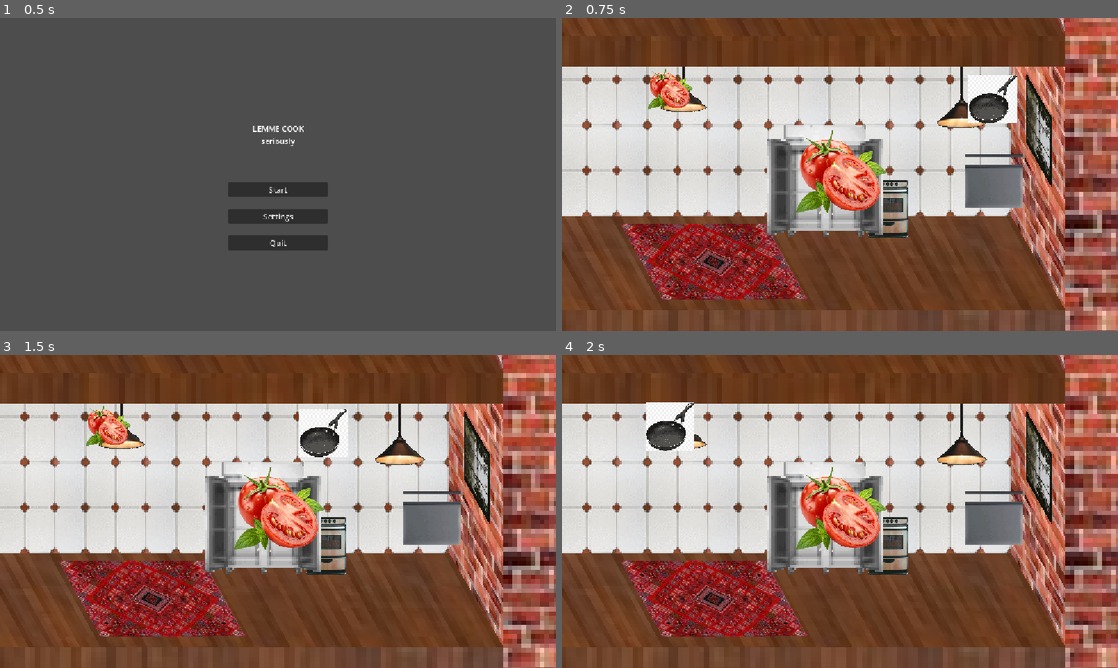
Above: before the commit, frames 1-4 (two rows, left to right).
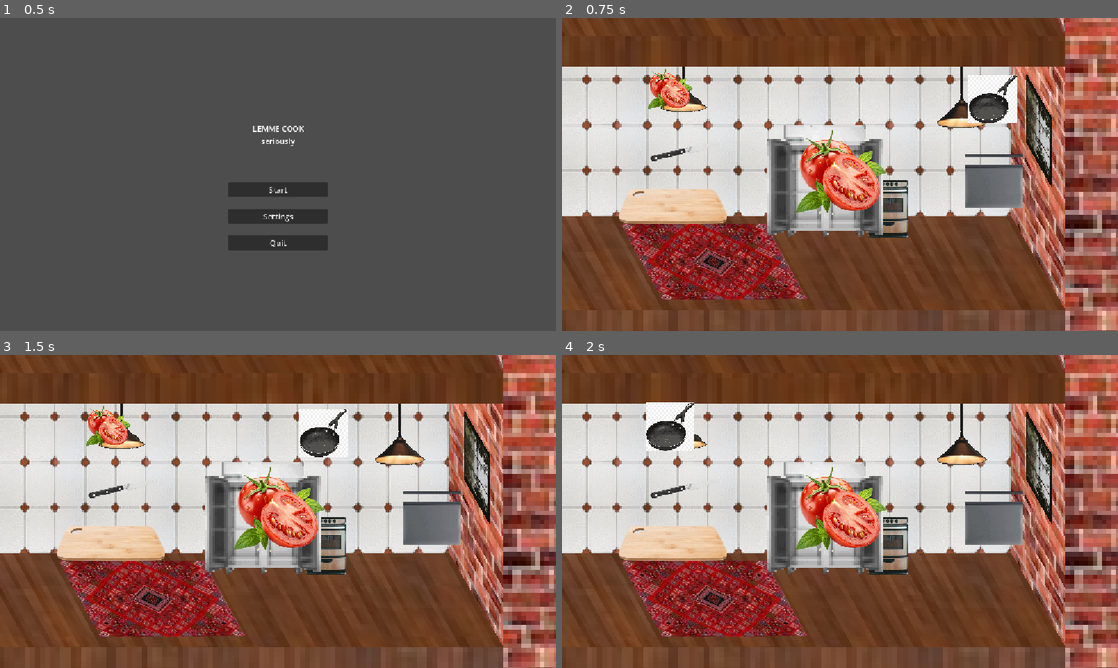
Above: after the commit, the same moments.

Repository: GrossKahn/lemme-cook
Game: Godot game, scene res://scenes/ui/menu.tscn
The game is run twice, just before and just after one commit, with the same random seed, the same clock (stepped at 60 frames per second) and the same inputs.
Inputs (mouse positions are in pixels of both pictures, inside the frame that each line leads up to):
- Up to frame 1 (0.5 s): no input
- Up to frame 2 (0.75 s): click "Start" at 0.5 s
- Up to frame 3 (1.5 s): tap Enter at 1.25 s; drag from (428, 436) to (105, 426) at 1.27 s
- Up to frame 4 (2 s): no input

Frame 1 is identical in both runs. In frame 2, 2.1% of the frame differs, in the area x 10-30%, y 40-66%; in frame 3, 2.1%; in frame 4, 2.1%.

Commit message:
Added Cutting Board

Diff:
--- /dev/null
+++ b/cutting_board.gd
@@ -0,0 +1,47 @@
+class_name CuttingBoard extends Node2D
+## Brief class description
+##
+## Class description main body
+##
+## Footer, user for tags, for more information see https://git.lachanas.de/MECHAphant/cannonclabauter/wiki/Coding-Conventions
+## @experimental example
+
+# --- Signals ---
+# --- Constants ---
+# --- Enums --- (uppercase, no policy on visibility)
+# --- Public Exports ---
+# --- Private Exports ---
+# --- Public Onready ---
+# (rarely makes sense, avoid)
+# --- Private Onready ---
+# --- Public Attributes ---
+var can_cut: bool
+# --- Private Attributes ---
+# --- Public Methods ---
+# --- Private Methods ---
+
+
+# --- Private Engine Methods---
+
+# Called when the node enters the scene tree for the first time.
+func _ready() -> void:
+	pass # Replace with function body.
+
+
+# Called every frame. 'delta' is the elapsed time since the previous frame.
+func _process(delta: float) -> void:
+	pass
+
+# --- Debug Methods ---
+
+
+func _on_cutting_board_area_area_entered(area: Area2D) -> void:
+	if area.name == "KnifeArea":
+		print("Can Cut")
+		can_cut = true
+
+
+func _on_cutting_board_area_area_exited(area: Area2D) -> void:
+	if area.name == "KnifeArea":
+		print("Cant Cut")
+		can_cut = false
--- a/scenes/Main.tscn
+++ b/scenes/Main.tscn
@@ -13,6 +13,11 @@
 [ext_resource type="PackedScene" uid="uid://bfs1q8dhesx16" path="res://scenes/stove.tscn" id="6_c01mt"]
 [ext_resource type="Texture2D" uid="uid://cqo3v6slmd4g7" path="res://assets/room/carpet-psx.jpg" id="7_bjd11"]
 [ext_resource type="PackedScene" uid="uid://b0v3kg3gys08c" path="res://scenes/GameManager.tscn" id="7_nxtc6"]
+[ext_resource type="PackedScene" uid="uid://cjx55a6bnex2x" path="res://scenes/cutting_board.tscn" id="13_3p2gp"]
+[ext_resource type="PackedScene" uid="uid://7aok4q5bve4" path="res://scenes/knife.tscn" id="14_cvmbd"]
+
+[sub_resource type="RectangleShape2D" id="RectangleShape2D_uhay8"]
+size = Vector2(86.5, 31)
 
 [node name="Node2D" type="Node2D" unique_id=1583293859]
 script = ExtResource("1_rarhs")
@@ -108,6 +113,10 @@
 [node name="Stove" parent="." unique_id=455412022 instance=ExtResource("6_c01mt")]
 position = Vector2(100, 71)
 
+[node name="CollisionShape2D" type="CollisionShape2D" parent="Stove" unique_id=1728656186]
+position = Vector2(-1.25, -52.5)
+shape = SubResource("RectangleShape2D_uhay8")
+
 [node name="Kitchen" parent="." unique_id=943151925 instance=ExtResource("4_rarhs")]
 position = Vector2(-31, 14)
 
@@ -116,4 +125,10 @@
 [node name="Bridge" parent="." unique_id=1513341203 instance=ExtResource("5_vcsgt")]
 position = Vector2(319, -40)
 
+[node name="CuttingBoard" parent="." unique_id=1863444397 instance=ExtResource("13_3p2gp")]
+position = Vector2(-346, 71)
+
+[node name="Knife" parent="." unique_id=654393971 instance=ExtResource("14_cvmbd")]
+position = Vector2(-323, -47)
+
 [node name="GameManager" parent="." unique_id=207368279 instance=ExtResource("7_nxtc6")]
--- /dev/null
+++ b/scenes/cutting_board.tscn
@@ -0,0 +1,23 @@
+[gd_scene format=3 uid="uid://cjx55a6bnex2x"]
+
+[ext_resource type="Script" uid="uid://dgetyqnwo5dlo" path="res://cutting_board.gd" id="1_m4ftk"]
+[ext_resource type="Texture2D" uid="uid://rsy3y35okmqk" path="res://assets/utensils/Cutting_Board.png" id="2_oihve"]
+
+[sub_resource type="RectangleShape2D" id="RectangleShape2D_uhay8"]
+size = Vector2(221, 79.25)
+
+[node name="CuttingBoard" type="Node2D" unique_id=1863444397]
+script = ExtResource("1_m4ftk")
+
+[node name="Sprite2D" type="Sprite2D" parent="." unique_id=434012009]
+scale = Vector2(0.3348973, 0.2935774)
+texture = ExtResource("2_oihve")
+
+[node name="CuttingBoardArea" type="Area2D" parent="." unique_id=1665832752]
+
+[node name="CollisionShape2D" type="CollisionShape2D" parent="CuttingBoardArea" unique_id=860712003]
+position = Vector2(0, -4.375)
+shape = SubResource("RectangleShape2D_uhay8")
+
+[connection signal="area_entered" from="CuttingBoardArea" to="." method="_on_cutting_board_area_area_entered"]
+[connection signal="area_exited" from="CuttingBoardArea" to="." method="_on_cutting_board_area_area_exited"]
--- a/scenes/dishContainer.tscn
+++ b/scenes/dishContainer.tscn
@@ -12,3 +12,6 @@
 
 [node name="CollisionShape2D" type="CollisionShape2D" parent="DishContainerArea" unique_id=135451957]
 shape = SubResource("RectangleShape2D_d7684")
+
+[connection signal="area_entered" from="DishContainerArea" to="." method="_on_dish_container_area_area_entered"]
+[connection signal="area_exited" from="DishContainerArea" to="." method="_on_dish_container_area_area_exited"]
--- /dev/null
+++ b/scenes/knife.gd
@@ -0,0 +1,47 @@
+class_name Knife extends Node2D
+## Brief class description
+##
+## Class description main body
+##
+## Footer, user for tags, for more information see https://git.lachanas.de/MECHAphant/cannonclabauter/wiki/Coding-Conventions
+## @experimental example
+
+# --- Signals ---
+# --- Constants ---
+# --- Enums --- (uppercase, no policy on visibility)
+# --- Public Exports ---
+# --- Private Exports ---
+# --- Public Onready ---
+# (rarely makes sense, avoid)
+# --- Private Onready ---
+# --- Public Attributes ---
+# --- Private Attributes ---
+var _dragging = false
+var _offset = Vector2(0,0)
+# --- Public Methods ---
+# --- Private Methods ---
+
+
+# --- Private Engine Methods---
+
+# Called when the node enters the scene tree for the first time.
+func _ready() -> void:
+	$KnifeArea.input_event.connect(_on_input_event)
+
+
+# Called every frame. 'delta' is the elapsed time since the previous frame.
+func _process(delta: float) -> void:
+	if _dragging:
+		global_position = get_global_mouse_position() + _offset
+
+func _on_input_event(viewport, event, shape_idx):
+	if event is InputEventMouseButton:
+		if event.button_index == MOUSE_BUTTON_LEFT and event.pressed:
+			_dragging = true
+			_offset = global_position - get_global_mouse_position()
+
+func _unhandled_input(event):
+	if event is InputEventMouseButton:
+		if event.button_index == MOUSE_BUTTON_RIGHT and event.pressed:
+			_dragging = false
+# --- Debug Methods ---
--- /dev/null
+++ b/scenes/knife.tscn
@@ -0,0 +1,19 @@
+[gd_scene format=3 uid="uid://7aok4q5bve4"]
+
+[ext_resource type="Script" uid="uid://dw52sia0r3bqm" path="res://scenes/knife.gd" id="1_syuqf"]
+[ext_resource type="Texture2D" uid="uid://dcdhn7lws0w44" path="res://assets/utensils/Knife.png" id="1_ufhdc"]
+
+[sub_resource type="RectangleShape2D" id="RectangleShape2D_uhay8"]
+size = Vector2(138, 40)
+
+[node name="Knife" type="Node2D" unique_id=654393971]
+script = ExtResource("1_syuqf")
+
+[node name="Sprite2D" type="Sprite2D" parent="." unique_id=1026056494]
+scale = Vector2(0.33136094, 0.25912228)
+texture = ExtResource("1_ufhdc")
+
+[node name="KnifeArea" type="Area2D" parent="." unique_id=662214033]
+
+[node name="CollisionShape2D" type="CollisionShape2D" parent="KnifeArea" unique_id=808701746]
+shape = SubResource("RectangleShape2D_uhay8")
--- a/scripts/DishContainer.gd
+++ b/scripts/DishContainer.gd
@@ -35,6 +35,8 @@
 var _sprite: Sprite2D
 var _dragging = false
 var _offset = Vector2(0,0)
+var _heating = false
+var _last_time := 0.0
 # --- Public Methods ---
 # --- Private Methods ---
 
@@ -58,8 +60,24 @@
 
 # Called every frame. 'delta' is the elapsed time since the previous frame.
 func _process(delta: float) -> void:
+	var current_time = Time.get_ticks_msec() / 1000.0
+
+	if current_time - _last_time >= 0.3:
+		_last_time = current_time
+		if _heating and heat <= 200:
+			heat += 5
+			print(heat)
+		else:
+			if heat > 0:
+				heat -= 1
+				print(heat)
+
 	if _dragging:
 		global_position = get_global_mouse_position() + _offset
+
+
+
+
 
 # --- Debug Methods ---
 func _input(event):
@@ -110,3 +128,18 @@
 	print(saltness)
 	print(bitterness)
 	print(umami)
+
+
+
+
+func _on_dish_container_area_area_entered(area: Area2D) -> void:
+	if area.name == "Stove":
+		print("Increasing Heat")
+		_heating = true
+
+
+
+func _on_dish_container_area_area_exited(area: Area2D) -> void:
+	if area.name == "Stove":
+		print("Decreasing Heat")
+		_heating = false
Binary file added: assets/utensils/Cutting_Board.png
Not shown, added: assets/utensils/Cutting_Board.png.import
Binary file added: assets/utensils/Knife.png
Not shown, added: assets/utensils/Knife.png.import
Not shown, added: cutting_board.gd.uid
Not shown, added: scenes/knife.gd.uid
